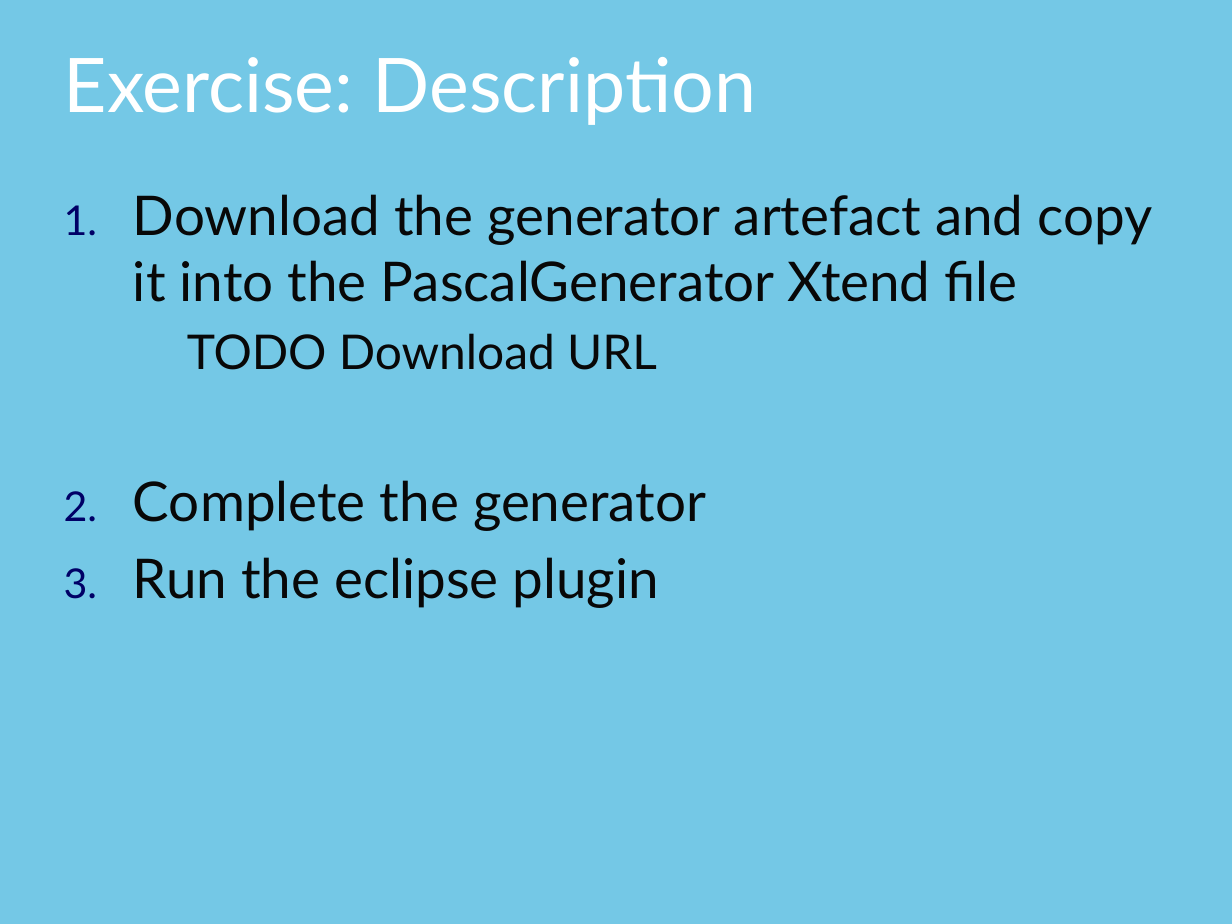
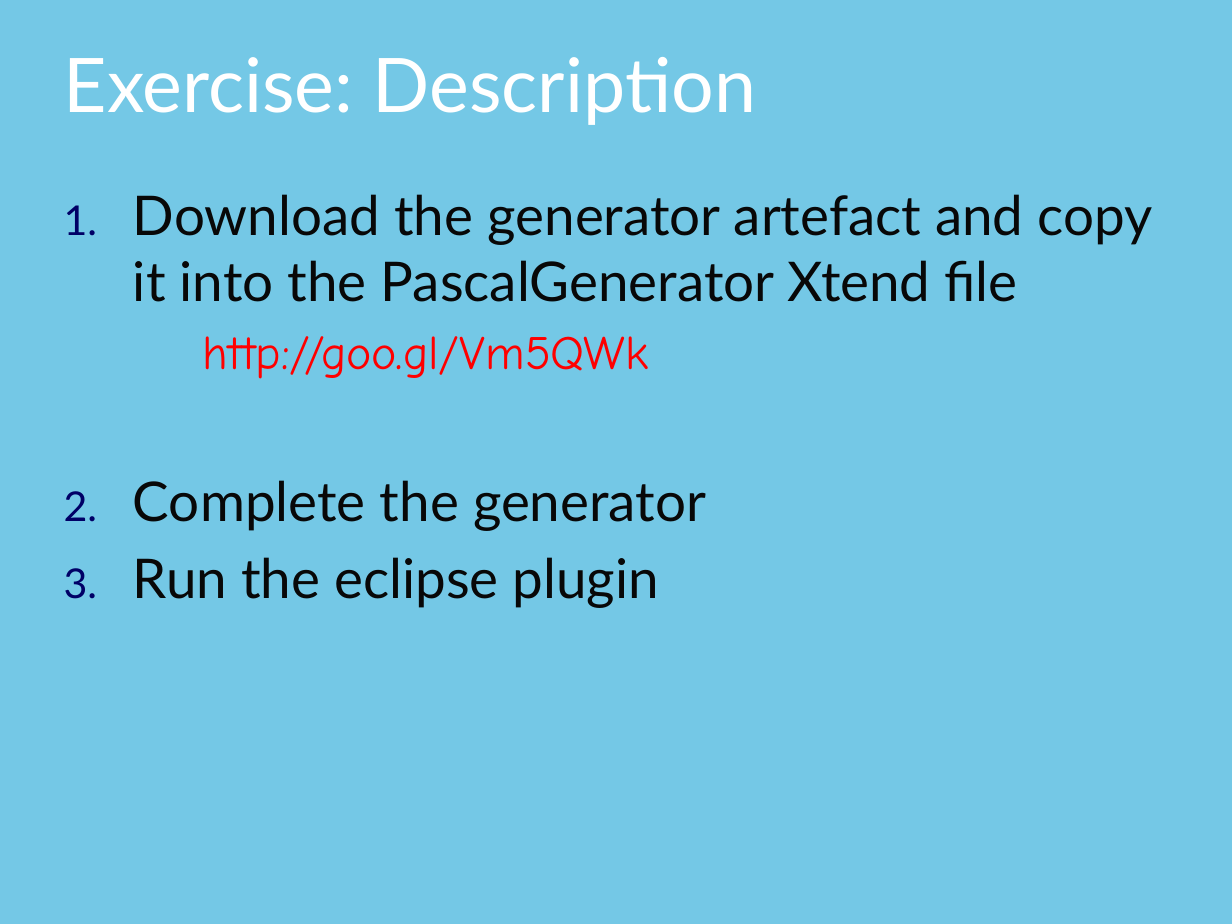
Before and after one commit to thomasfischl/xtext-workshop, a slide deck: slide 47 of xText Workshop.pptx. Drawn at 1232x924 pixels with LibreOffice and Linux fonts; fonts in the diff are those of the drawing; background and template pictures are left out. Boxes give left, top, right and bottom in pixels: in the first picture for what was removed or moved away, otherwise in the second. Text is boxed around its words. In the diff, an @@ line names an element or a change of style, - is before the commit and + after.

Commit message:
Update workshop presentation
Add the artefact urls to the exercises

```diff
--- a/xText Workshop.pptx
+++ b/xText Workshop.pptx
@@ text at (203, 336, 649, 379): text changed; font Lato to Comic Neue; text colour #080808 to #FF0000 @@
-  TODO Download URL
+  http://goo.gl/Vm5QWk
```
Also in this commit, not shown: 4 other slides changed.
